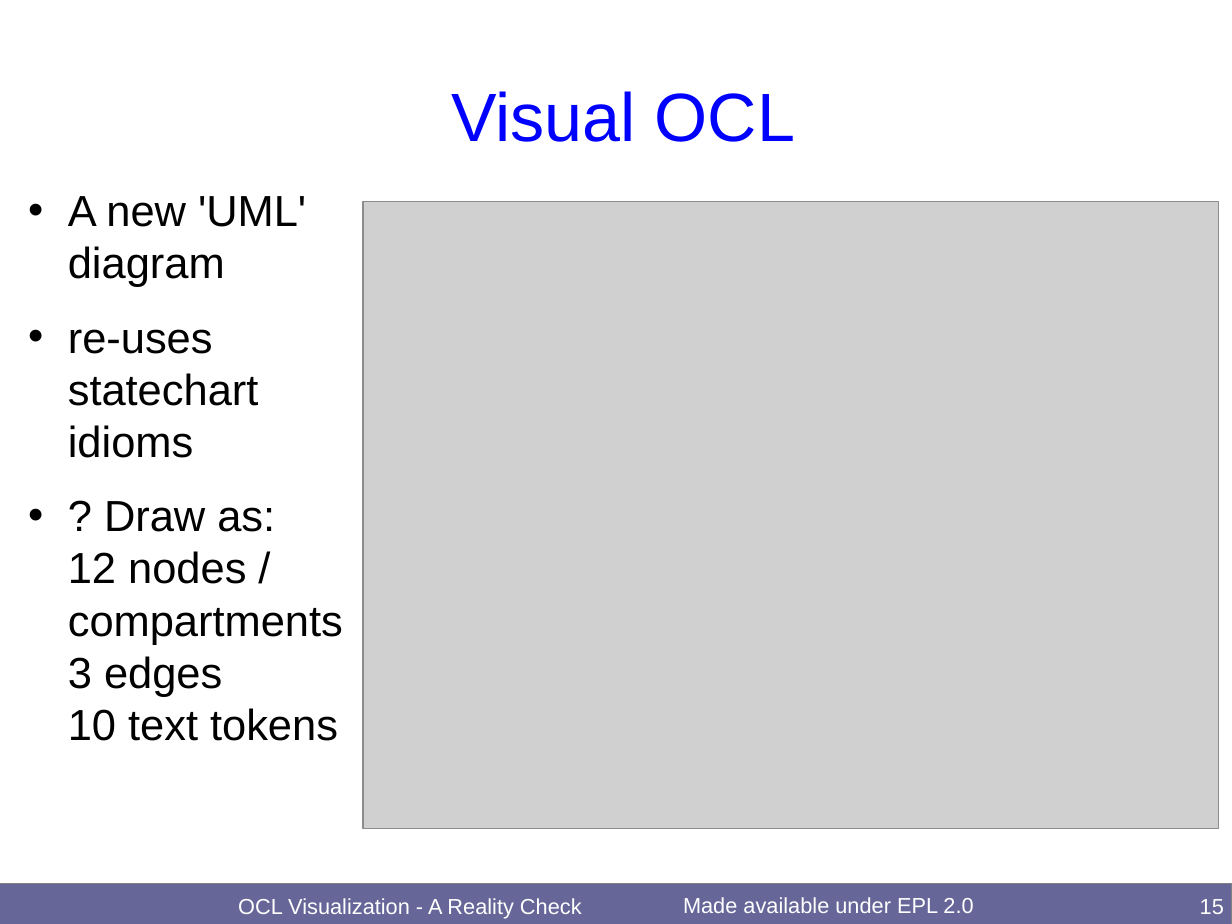
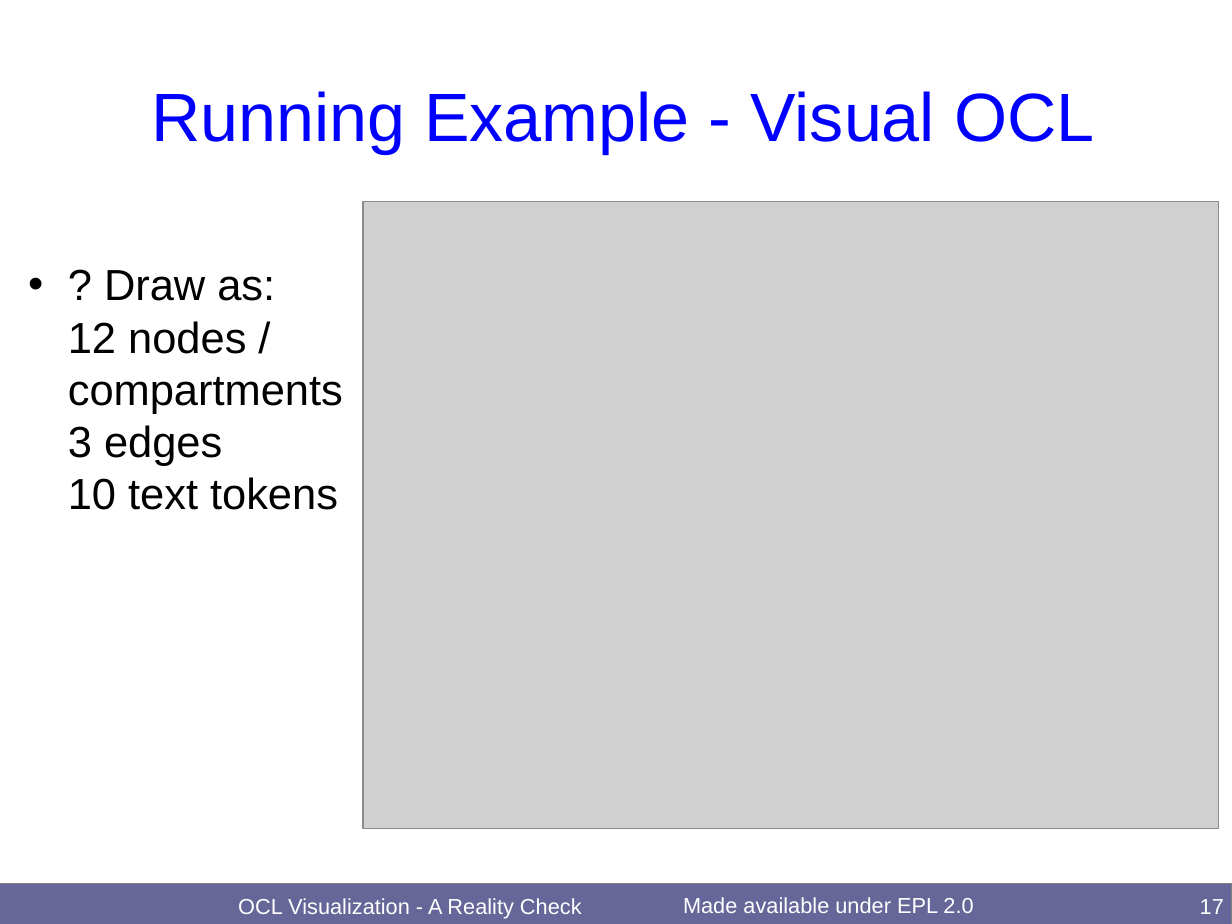
Before and after one commit to eclipse-ocl/ocl-website, a slide deck: slide 17 of ocl/docs/publications/OCL2019Visuals/OCLVisualization.odp (slide 15 before the commit). Drawn at 1232x924 pixels with LibreOffice and Linux fonts; fonts in the diff are those of the drawing; grey boxes stand for pictures. Boxes give left, top, right and bottom in pixels: in the first picture for what was removed or moved away, otherwise in the second. Text is boxed around its words. In the diff, an @@ line names an element or a change of style, - is before the commit and + after.

Commit message:
[ocl] Final Keynote / Visualization / Map Type slides

```diff
--- a/ocl/docs/publications/OCL2019Visuals/OCLVisualization.odp
+++ b/ocl/docs/publications/OCL2019Visuals/OCLVisualization.odp
@@ title at (151, 91, 1094, 153): text changed @@
-Visual OCL
+Running Example - Visual OCL
@@ text at (68, 196, 306, 458): paragraphs removed @@
-• A new 'UML' diagram
-• re-uses statechart idioms
@@ page number at (1200, 899, 1224, 914): text changed @@
-15
+17
```
Also in this commit, not shown: 4 other slides changed, 2 slides added, 2 other files.
